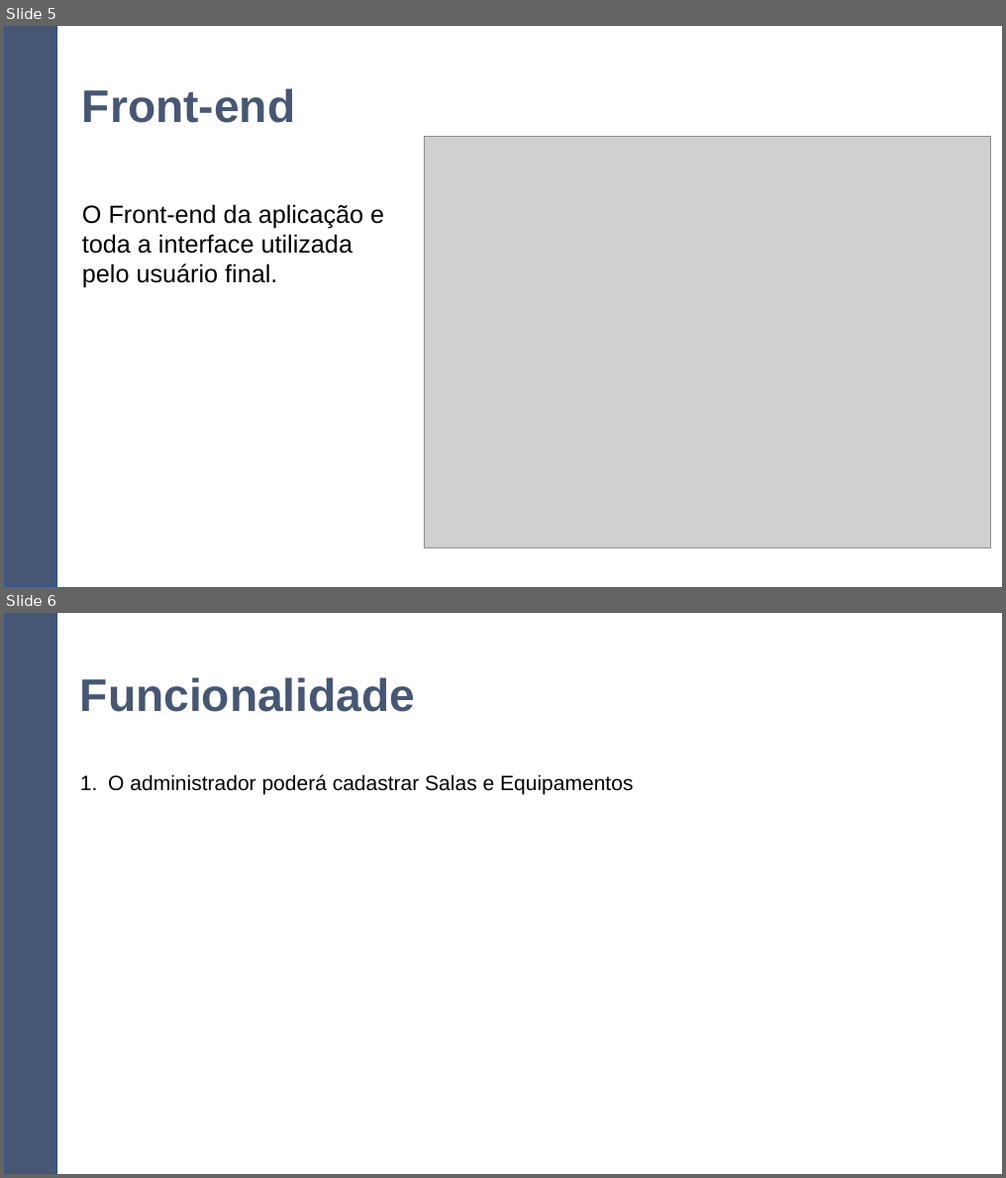
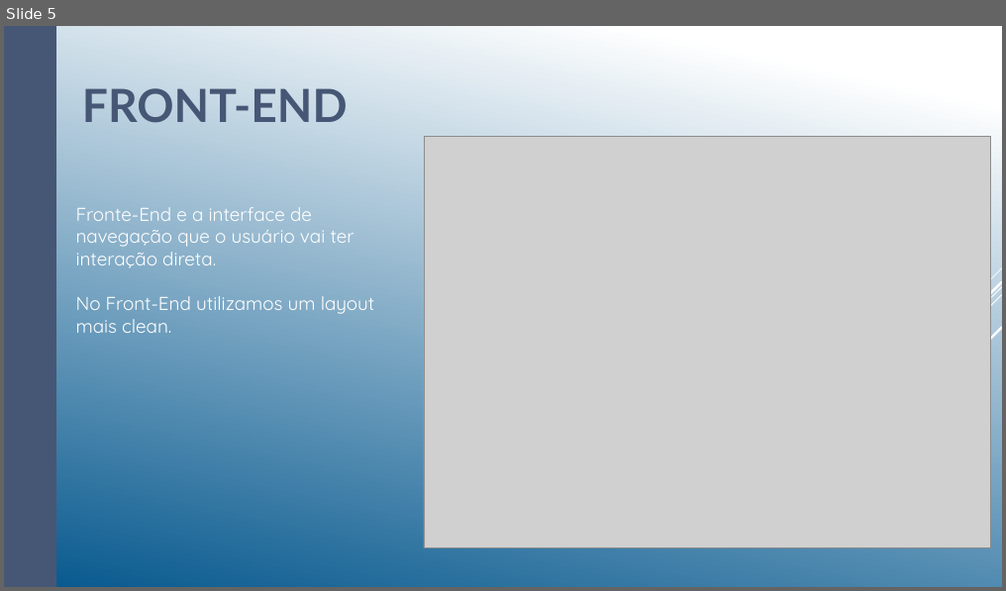
Before and after one commit to mateusrodsilva/Projeto_Inicial-3T, a slide deck: Apresentação Grupo 4 -Projeto Inicial Patri.pptx. Shown one above the other, each under a label of ours: slides 5 and 6 before the commit, slide 5 after it. The pictures are 1006x1178 and 1006x591 pixels, drawn with LibreOffice and Linux fonts; fonts in the diff are those of the drawing; grey boxes stand for pictures. Boxes give left, top, right and bottom in pixels: in the first picture for what was removed or moved away, otherwise in the second. Text is boxed around its words. In the diff, an @@ line names an element or a change of style, - is before the commit and + after.

```diff
--- a/Apresentação Grupo 4 -Projeto Inicial Patri.pptx
+++ b/Apresentação Grupo 4 -Projeto Inicial Patri.pptx
@@ slide 6 removed at (4,613,1002,1174), background #FFFFFF @@
@@ rectangle removed at (4,613,56,1174) @@
@@ title removed at (80,677,415,712) @@
-Funcionalidade
@@ text removed at (108,774,633,794) @@
-1. O administrador poderá cadastrar Salas e Equipamentos
@@ slide 5 changed as well @@
@@ background #FFFFFF to gradient #FFFFFF to #06588E @@
@@ rectangle at (4,26,56,587): outline #325491 1 pt to none @@
@@ text at (82,88,348,123): text changed; font Arial to Lato @@
-Front-end
+FRONT-END
@@ text at (76,207,375,333): text changed; size 24 to 18 pt; font Arial to Quicksand; text colour #000000 to #FFFFFF @@
-O Front-end da aplicação e toda a interface utilizada
-pelo usuário final.
+Fronte-End e a interface de navegação que o usuário vai ter interação direta.
+No Front-End utilizamos um layout mais clean.
@@ group added at (757,269,1002,531): 5 lines @@
```
Also in this commit, not shown: 3 other slides changed, 3 slides added, 2 other slides removed.
